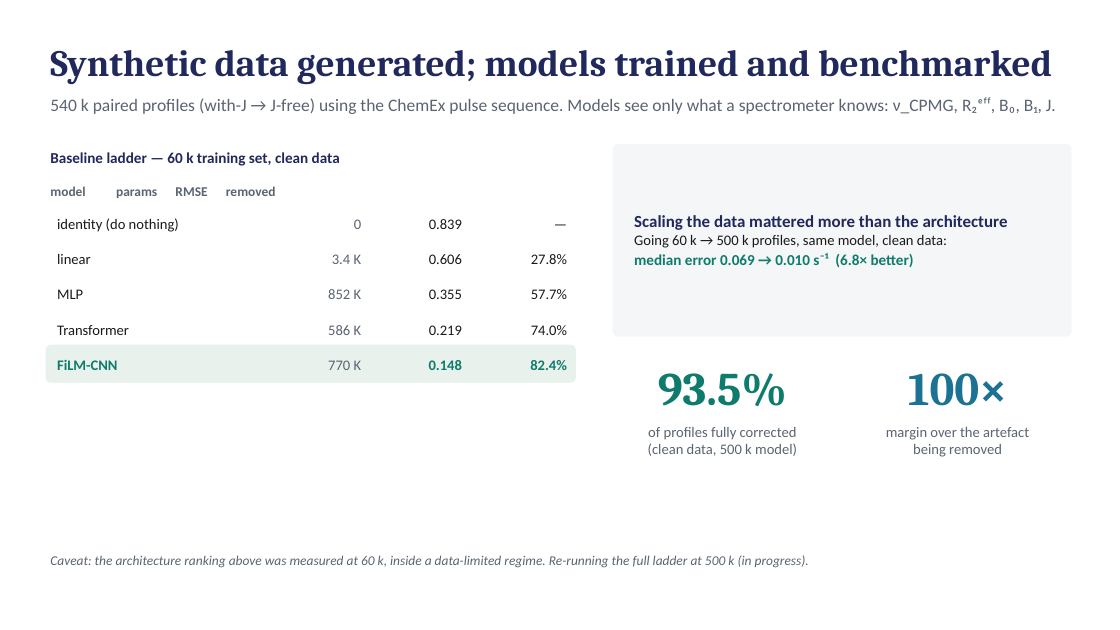
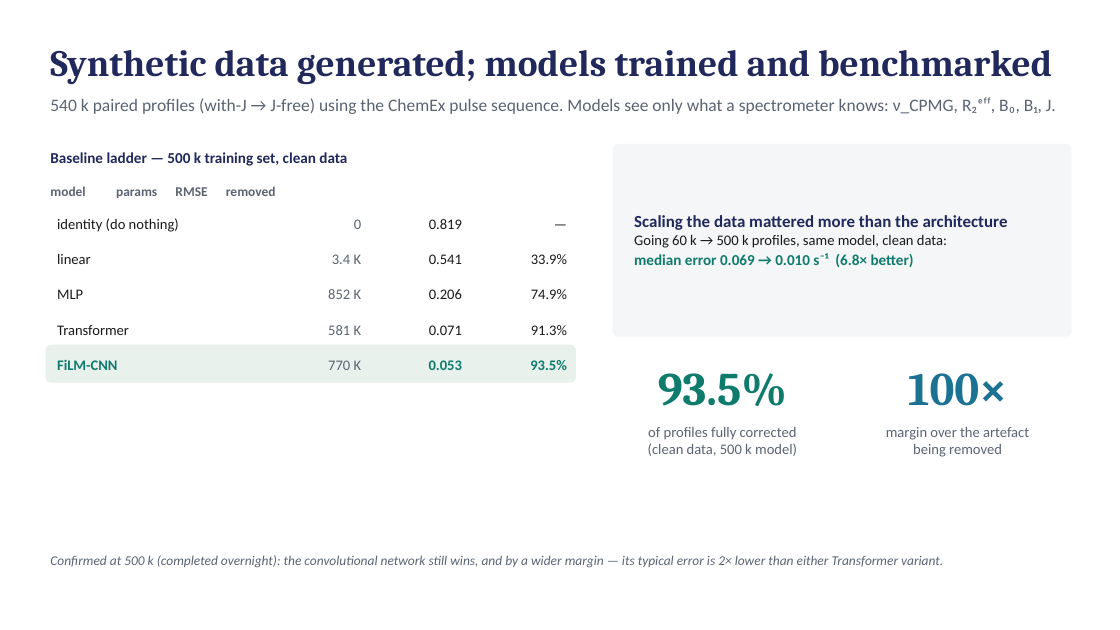
Before and after one commit to rama21094/CPMG-Deconvolution, a slide deck: slide 3 of docs/CPMG_PI_Update_3Sep2026.pptx. Drawn at 1120x630 pixels with LibreOffice and Linux fonts; fonts in the diff are those of the drawing. Boxes give left, top, right and bottom in pixels: in the first picture for what was removed or moved away, otherwise in the second. Text is boxed around its words. In the diff, an @@ line names an element or a change of style, - is before the commit and + after.

```diff
--- a/docs/CPMG_PI_Update_3Sep2026.pptx
+++ b/docs/CPMG_PI_Update_3Sep2026.pptx
@@ text at (50,152,347,166): text changed @@
-Baseline ladder — 60 k training set, clean data
+Baseline ladder — 500 k training set, clean data
@@ text at (429,219,462,229): text changed @@
-0.839
+0.819
@@ text at (429,254,462,264): text changed @@
-0.606
+0.541
@@ text at (531,254,567,264): text changed @@
-27.8%
+33.9%
@@ text at (429,289,462,299): text changed @@
-0.355
+0.206
@@ text at (531,289,567,299): text changed @@
-57.7%
+74.9%
@@ text at (328,325,362,335): text changed @@
-586 K
+581 K
@@ text at (429,325,462,335): text changed @@
-0.219
+0.071
@@ text at (531,325,567,335): text changed @@
-74.0%
+91.3%
@@ text at (429,360,462,370): text changed @@
-0.148
+0.053
@@ text at (530,360,567,370): text changed @@
-82.4%
+93.5%
@@ text at (50,555,943,568): text changed @@
-Caveat: the architecture ranking above was measured at 60 k, inside a data-limited regime. Re-running the full ladder at 500 k (in progress).
+Confirmed at 500 k (completed overnight): the convolutional network still wins, and by a wider margin — its typical error is 2× lower than either Transformer variant.
```
Also in this commit, not shown: 8 other files.
